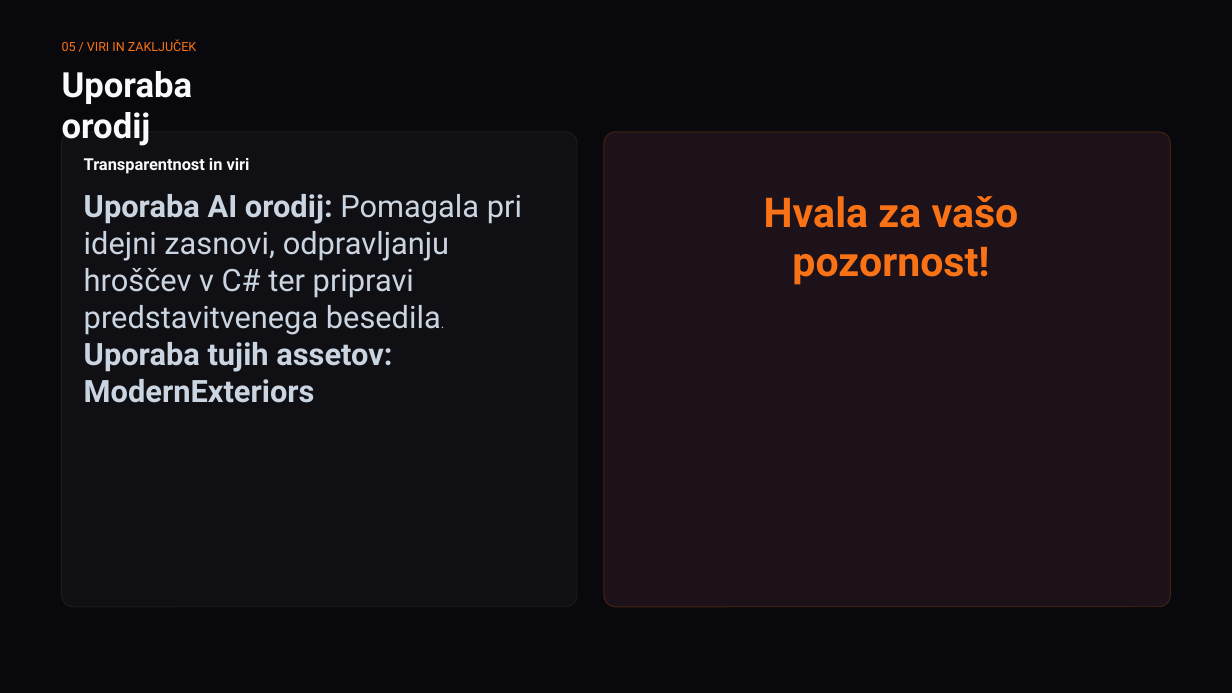
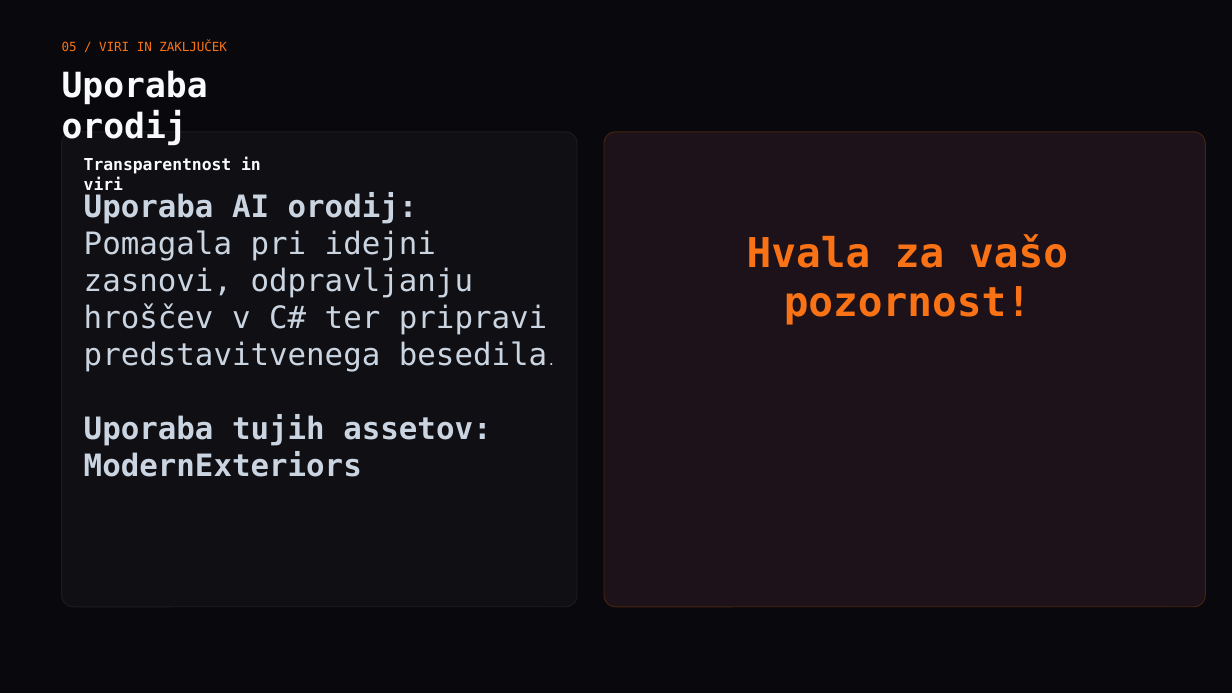
Before and after one commit to ErikOpresnikHercog/Half-Time-Ghost, a slide deck: slide 8 of Erik_HalfTimeGhost_Predstavitev_Video/Erik_HalfTimeGhost_Predstavitev.pptx. Drawn at 1232x693 pixels with LibreOffice and Linux fonts; fonts in the diff are those of the drawing. Boxes give left, top, right and bottom in pixels: in the first picture for what was removed or moved away, otherwise in the second. Text is boxed around its words. In the diff, an @@ line names an element or a change of style, - is before the commit and + after.

```diff
--- a/Erik_HalfTimeGhost_Predstavitev_Video/Erik_HalfTimeGhost_Predstavitev.pptx
+++ b/Erik_HalfTimeGhost_Predstavitev_Video/Erik_HalfTimeGhost_Predstavitev.pptx
@@ rounded rectangle: place and size @@
-rounded rectangle at [604, 132, 1171, 607]
+rounded rectangle at [604, 132, 1206, 607]
@@ font Roboto to DejaVu Sans Mono in 5 elements at [62, 40, 227, 51], [62, 70, 208, 146], [84, 192, 547, 477], [747, 234, 1068, 325], [84, 156, 261, 190] @@
@@ text "Hvala za vašo pozornost!": place and size @@
-text "Hvala za vašo pozornost!" at [764, 196, 1019, 285]
+text "Hvala za vašo pozornost!" at [747, 234, 1068, 325]
```
Also in this commit, not shown: 7 other slides changed.
